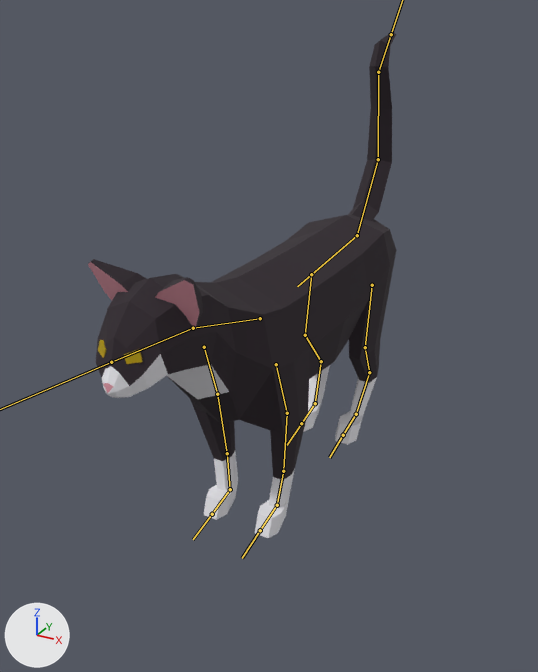
A saved change to the FBX model Assets/Graphics/Characters/Cat.fbx.
Before and after are seen from a 50 mm camera at (51.2, -98.0, 75.6) aimed at (0.8, -6.6, 29.8). The lights are fixed; the arrows at lower left show +X, +Y and +Z. The bones that bend it are drawn over the model as lines.

Objects in the first picture: 'Mesh_Cat'.
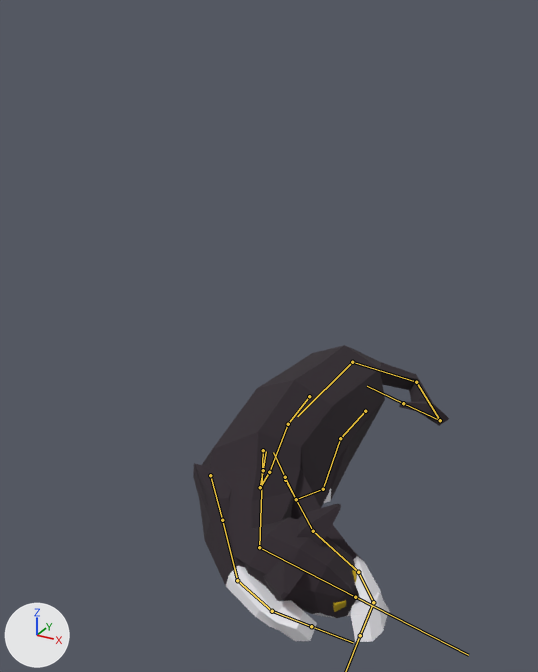
The newer file adds an action. The first version stands in its rest pose; the second is drawn at frame 38 of the action 'Armature|Snooze'.

The change in detail:
Bone 'Bone' (bone_bone) moves from (0.0, 0.0, 0.0) to (0.0, 1.6, 26.9).
Bone 'Bone' (bone_bone) turns from (0, 0, 0) to (-5, 0, 0) degrees about its own x, y and z.
Bone 'Bone.001' (bone_bone_001) turns from (0, 0, 0) to (37, 14, -23) degrees about its own x, y and z.
Bone 'Bone.002' (bone_bone_002) turns from (0, 0, 0) to (-8, 1, -58) degrees about its own x, y and z.
Bone 'Leg1.R' (bone_leg1_r) moves from (0.0, 0.0, 0.0) to (1.4, 1.8, -5.0).
Bone 'Leg1.R' (bone_leg1_r) turns from (0, 0, 0) to (85, -52, -6) degrees about its own x, y and z.
Bone 'Leg2.R' (bone_leg2_r) turns from (0, 0, 0) to (4, 19, 16) degrees about its own x, y and z.
Bone 'Leg3.R' (bone_leg3_r) turns from (0, 0, 0) to (1, -3, -14) degrees about its own x, y and z.
Bone 'Leg4.R' (bone_leg4_r) turns from (0, 0, 0) to (-57, -40, -18) degrees about its own x, y and z.
Bone 'Leg1B.R' (bone_leg1b_r) turns from (0, 0, 0) to (76, 3, 7) degrees about its own x, y and z.
Bone 'Leg1.L' (bone_leg1_l) turns from (0, 0, 0) to (100, -43, -9) degrees about its own x, y and z.
Bone 'Leg2.L' (bone_leg2_l) turns from (0, 0, 0) to (-20, -25, 2) degrees about its own x, y and z.
Bone 'Leg3.L' (bone_leg3_l) turns from (0, 0, 0) to (0, 9, 30) degrees about its own x, y and z.
Bone 'Leg4.L' (bone_leg4_l) turns from (0, 0, 0) to (-77, 35, -30) degrees about its own x, y and z.
Bone 'Leg1B.L' (bone_leg1b_l) turns from (0, 0, 0) to (78, -9, -14) degrees about its own x, y and z.
Bone 'Bone.003' (bone_bone_003) turns from (0, 0, 0) to (-86, -45, 0) degrees about its own x, y and z.
Bone 'Bone.004' (bone_bone_004) turns from (0, 0, 0) to (-121, -68, 7) degrees about its own x, y and z.
Bone 'Bone.005' (bone_bone_005) turns from (0, 0, 0) to (-38, 26, -71) degrees about its own x, y and z.

What differs and where, as boxes (x1, y1, x2, y2) in the pictures (538 x 672 px):
'Mesh_Cat', posed (17% narrower, 41% shorter): before (88, 31, 396, 538); after (193, 345, 449, 642)
bone 'Bone', root to tip: before (357, 235) to (297, 286); after (352, 362) to (297, 416)
bone 'Bone.001', root to tip: before (260, 318) to (193, 328); after (263, 450) to (259, 547)
bone 'Bone.002', root to tip: before (193, 328) to (111, 362); after (259, 547) to (355, 597)
bone 'Leg1.R', root to tip: before (276, 364) to (287, 413); after (285, 480) to (313, 531)
bone 'Leg2.R', root to tip: before (287, 413) to (283, 471); after (313, 531) to (358, 572)
bone 'Leg3.R', root to tip: before (283, 471) to (277, 505); after (358, 572) to (373, 602)
bone 'Leg4.R', root to tip: before (277, 505) to (260, 530); after (373, 602) to (360, 635)
bone 'Leg1B.R', root to tip: before (372, 285) to (365, 347); after (365, 411) to (340, 438)
bone 'Leg1.L', root to tip: before (204, 347) to (217, 394); after (210, 475) to (222, 520)
bone 'Leg2.L', root to tip: before (217, 394) to (227, 453); after (222, 520) to (237, 580)
bone 'Leg3.L', root to tip: before (227, 453) to (230, 489); after (237, 580) to (272, 611)
bone 'Leg4.L', root to tip: before (230, 489) to (212, 514); after (272, 611) to (311, 626)
bone 'Leg1B.L', root to tip: before (311, 274) to (305, 335); after (309, 396) to (288, 424)
bone 'Bone.003', root to tip: before (357, 235) to (378, 159); after (352, 362) to (416, 382)
bone 'Bone.004', root to tip: before (378, 159) to (378, 72); after (416, 382) to (440, 420)
bone 'Bone.005', root to tip: before (378, 72) to (391, 34); after (440, 420) to (403, 403)
